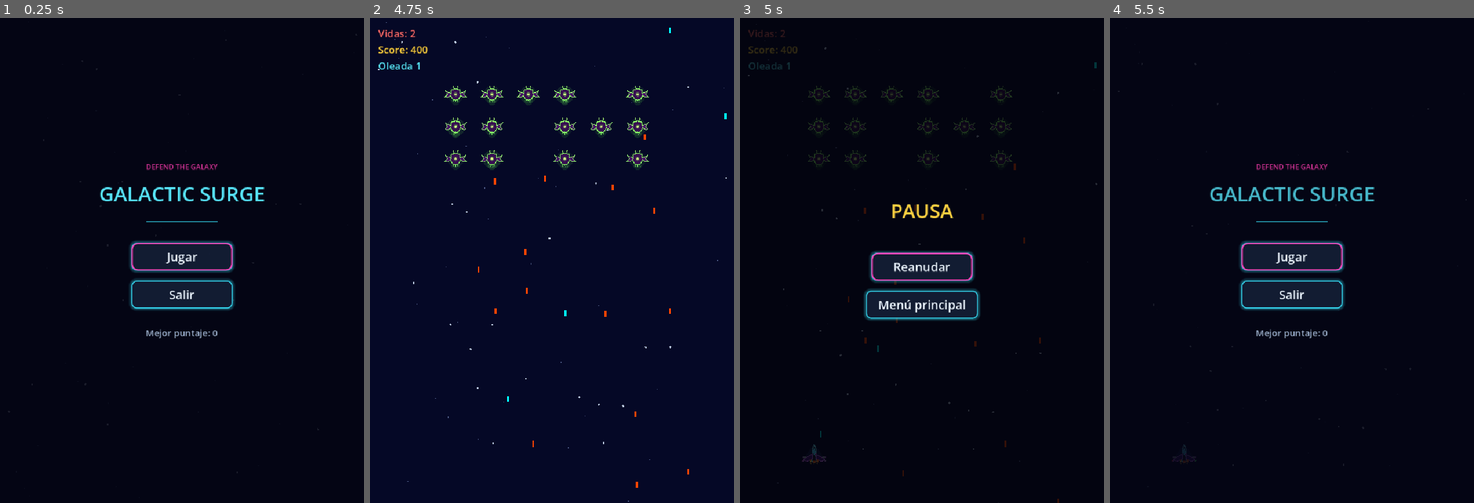
Above: before the commit, frames 1-4 (left to right).
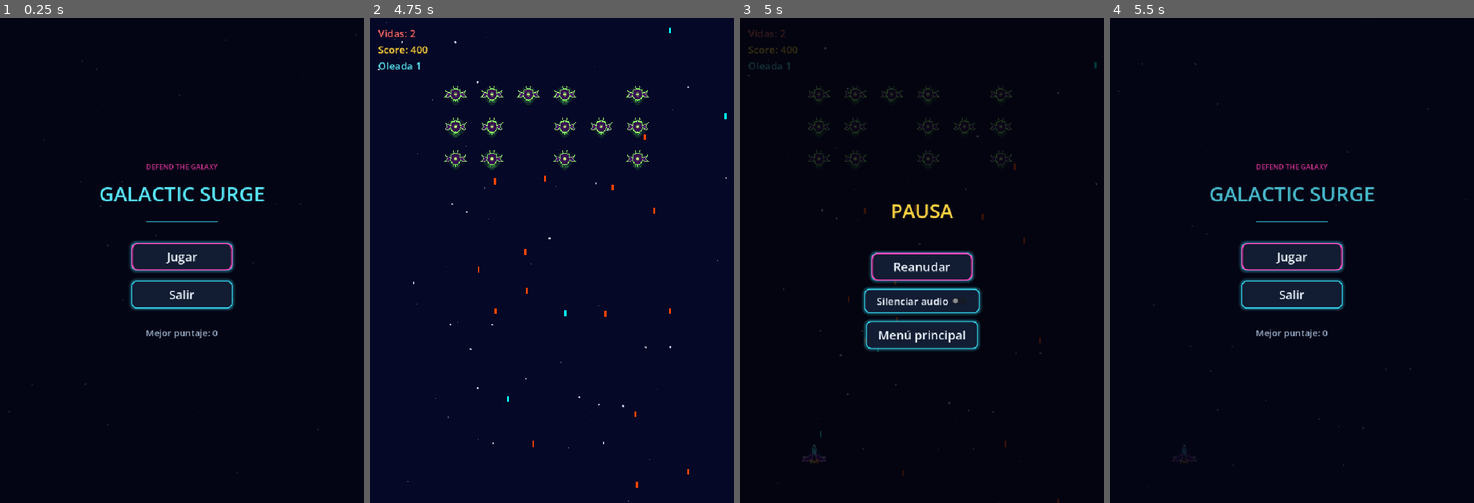
Above: after the commit, the same moments.

Repository: Frank-0511/galactic-surge
Game: Godot game, scene res://scenes/main/main.tscn
Same seed, same stepped clock (60 frames per second), same inputs: the game is played once before the commit and once after it.
Inputs (mouse positions are in pixels of both pictures, inside the frame that each line leads up to):
- Up to frame 1 (0.25 s): no input
- Up to frame 2 (4.75 s): click "Jugar" at 0.5 s; tap Enter at 1.25 s; move the mouse to (632, 236) at 1.27 s; hold Right (move_right) 1.28-2.03 s; hold Space (shoot) 1.28-2.03 s; click (632, 236) at 1.42 s; move the mouse to (479, 284) at 2.02 s; hold Left (move_left) 2.03-2.78 s; tap Space (shoot) at 2.1, 3.6 s; move the mouse to (588, 153) at 2.77 s; hold Space (shoot) 2.78-3.53 s; hold Right (move_right) 2.78-4.28 s; move the mouse to (533, 357) at 3.52 s; click (533, 357) at 3.67 s; move the mouse to (661, 333) at 4.27 s; hold Left (move_left) from 4.28 s (still down); hold Space (shoot) from 4.28 s (still down)
- Up to frame 3 (5 s): keep holding Left (move_left); keep holding Space (shoot); tap Escape (pause) at 4.9 s
- Up to frame 4 (5.5 s): release Left (move_left) at 5 s; release Space (shoot) at 5 s; click "Menú principal" at 5 s

Frames 1-2 are identical in both runs. In frame 3, 3.2% of the frame differs, in the area x 33-67%, y 55-69%; in frame 4, nothing differs.

Commit message:
feat: actualizar la guía de sustentación y mejorar la interfaz de usuario con nuevos elementos de récord

Diff:
--- a/scenes/audio/audio_feedback.tscn
+++ b/scenes/audio/audio_feedback.tscn
@@ -28,7 +28,7 @@
 
 [node name="EnemyExplosion" type="AudioStreamPlayer" parent="."]
 stream = ExtResource("5")
-volume_db = -7.01
+volume_db = -8.42
 
 [node name="PlayerDamage" type="AudioStreamPlayer" parent="."]
 stream = ExtResource("6")
--- a/scenes/main/main.gd
+++ b/scenes/main/main.gd
@@ -288,8 +288,8 @@
 	_enemy_spawner.stop()
 	_wave_announcement.cancel_announcement()
 	_audio_feedback.stop_combat_music()
-	_update_high_score_if_needed()
-	_game_over.show_game_over(score)
+	var is_new_record: bool = _update_high_score_if_needed()
+	_game_over.show_game_over(score, is_new_record)
 
 
 func _complete_mission() -> void:
@@ -300,8 +300,8 @@
 	_enemy_spawner.stop()
 	_wave_announcement.cancel_announcement()
 	_audio_feedback.stop_combat_music()
-	_update_high_score_if_needed()
-	_hud.show_mission_complete(score)
+	var is_new_record: bool = _update_high_score_if_needed()
+	_hud.show_mission_complete(score, is_new_record)
 
 
 func is_mission_complete() -> bool:
@@ -366,10 +366,14 @@
 	_hud.set_wave(wave)
 
 
-func _update_high_score_if_needed() -> void:
-	if score > _high_score:
-		_high_score = score
-		HighScore.save_value(_high_score)
+## Returns true and persists the new best if this session's score beats
+## the previous record; returns false otherwise.
+func _update_high_score_if_needed() -> bool:
+	if score <= _high_score:
+		return false
+	_high_score = score
+	HighScore.save_value(_high_score)
+	return true
 
 
 func _on_game_over_retry_requested() -> void:
--- a/scenes/ui/game_over.gd
+++ b/scenes/ui/game_over.gd
@@ -6,9 +6,12 @@
 signal retry_requested
 signal main_menu_requested
 
+@onready var _new_record_label: Label = $Control/NewRecordLabel
 
-func show_game_over(final_score: int = 0) -> void:
+
+func show_game_over(final_score: int = 0, is_new_record: bool = false) -> void:
 	$Control/FinalScoreLabel.text = "Score final: %d" % final_score
+	_new_record_label.visible = is_new_record
 	visible = true
 	$Control/RetryButton.grab_focus()
 
--- a/scenes/ui/game_over.tscn
+++ b/scenes/ui/game_over.tscn
@@ -61,6 +61,25 @@
 text = "Score final: 0"
 horizontal_alignment = 1
 
+[node name="NewRecordLabel" type="Label" parent="Control"]
+layout_mode = 1
+anchors_preset = 8
+anchor_left = 0.5
+anchor_top = 0.5
+anchor_right = 0.5
+anchor_bottom = 0.5
+offset_left = -115.0
+offset_top = 3.0
+offset_right = 115.0
+offset_bottom = 25.0
+grow_horizontal = 2
+grow_vertical = 2
+theme_override_font_sizes/font_size = 18
+theme_override_colors/font_color = Color(0.42, 1.0, 0.62, 1.0)
+text = "¡Nuevo récord!"
+horizontal_alignment = 1
+visible = false
+
 [node name="RetryButton" type="Button" parent="Control"]
 layout_mode = 1
 anchors_preset = 8
@@ -69,9 +88,9 @@
 anchor_right = 0.5
 anchor_bottom = 0.5
 offset_left = -75.0
-offset_top = 15.0
+offset_top = 34.0
 offset_right = 75.0
-offset_bottom = 65.0
+offset_bottom = 84.0
 grow_horizontal = 2
 grow_vertical = 2
 theme_override_font_sizes/font_size = 22
@@ -85,9 +104,9 @@
 anchor_right = 0.5
 anchor_bottom = 0.5
 offset_left = -100.0
-offset_top = 80.0
+offset_top = 99.0
 offset_right = 100.0
-offset_bottom = 130.0
+offset_bottom = 149.0
 grow_horizontal = 2
 grow_vertical = 2
 theme_override_font_sizes/font_size = 22
--- a/scenes/ui/hud.gd
+++ b/scenes/ui/hud.gd
@@ -15,6 +15,7 @@
 @onready var _wave_label: Label = $Margin/WaveLabel
 @onready var _victory_label: Label = $VictoryLabel
 @onready var _victory_score_label: Label = $VictoryScoreLabel
+@onready var _new_record_label: Label = $NewRecordLabel
 @onready var _retry_button: Button = $RetryButton
 @onready var _main_menu_button: Button = $MainMenuButton
 
@@ -34,11 +35,12 @@
 	wave_changed.emit(wave)
 
 
-func show_mission_complete(final_score: int) -> void:
+func show_mission_complete(final_score: int, is_new_record: bool = false) -> void:
 	_victory_label.text = "¡Victoria!"
 	_victory_score_label.text = "Score final: %d" % final_score
 	_victory_label.visible = true
 	_victory_score_label.visible = true
+	_new_record_label.visible = is_new_record
 	_retry_button.visible = true
 	_main_menu_button.visible = true
 	_retry_button.grab_focus()
@@ -47,6 +49,7 @@
 func hide_mission_complete() -> void:
 	_victory_label.visible = false
 	_victory_score_label.visible = false
+	_new_record_label.visible = false
 	_retry_button.visible = false
 	_main_menu_button.visible = false
 
--- a/scenes/ui/hud.tscn
+++ b/scenes/ui/hud.tscn
@@ -89,6 +89,25 @@
 horizontal_alignment = 1
 visible = false
 
+[node name="NewRecordLabel" type="Label" parent="."]
+layout_mode = 1
+anchors_preset = 8
+anchor_left = 0.5
+anchor_top = 0.5
+anchor_right = 0.5
+anchor_bottom = 0.5
+offset_left = -180.0
+offset_top = 22.0
+offset_right = 180.0
+offset_bottom = 44.0
+grow_horizontal = 2
+grow_vertical = 2
+theme_override_font_sizes/font_size = 18
+theme_override_colors/font_color = Color(0.42, 1.0, 0.62, 1.0)
+text = "¡Nuevo récord!"
+horizontal_alignment = 1
+visible = false
+
 [node name="RetryButton" type="Button" parent="."]
 layout_mode = 1
 anchors_preset = 8
@@ -97,9 +116,9 @@
 anchor_right = 0.5
 anchor_bottom = 0.5
 offset_left = -90.0
-offset_top = 35.0
+offset_top = 50.0
 offset_right = 90.0
-offset_bottom = 85.0
+offset_bottom = 100.0
 grow_horizontal = 2
 grow_vertical = 2
 theme_override_font_sizes/font_size = 22
@@ -114,9 +133,9 @@
 anchor_right = 0.5
 anchor_bottom = 0.5
 offset_left = -100.0
-offset_top = 95.0
+offset_top = 110.0
 offset_right = 100.0
-offset_bottom = 145.0
+offset_bottom = 160.0
 grow_horizontal = 2
 grow_vertical = 2
 theme_override_font_sizes/font_size = 22
--- a/scenes/ui/pause_menu.gd
+++ b/scenes/ui/pause_menu.gd
@@ -6,9 +6,14 @@
 signal resume_requested
 signal main_menu_requested
 
+@onready var _mute_button: CheckButton = $Control/MuteButton
+
+const _MASTER_BUS: String = "Master"
+
 
 func show_menu() -> void:
 	visible = true
+	_mute_button.button_pressed = AudioServer.is_bus_mute(AudioServer.get_bus_index(_MASTER_BUS))
 	$Control/ResumeButton.grab_focus()
 
 
@@ -18,3 +23,7 @@
 
 func _on_main_menu_button_pressed() -> void:
 	main_menu_requested.emit()
+
+
+func _on_mute_button_toggled(toggled_on: bool) -> void:
+	AudioServer.set_bus_mute(AudioServer.get_bus_index(_MASTER_BUS), toggled_on)
--- a/scenes/ui/pause_menu.tscn
+++ b/scenes/ui/pause_menu.tscn
@@ -62,7 +62,7 @@
 theme_override_font_sizes/font_size = 24
 text = "Reanudar"
 
-[node name="MainMenuButton" type="Button" parent="Control"]
+[node name="MuteButton" type="CheckButton" parent="Control"]
 layout_mode = 1
 anchors_preset = 8
 anchor_left = 0.5
@@ -72,11 +72,28 @@
 offset_left = -100.0
 offset_top = 60.0
 offset_right = 100.0
-offset_bottom = 115.0
+offset_bottom = 100.0
+grow_horizontal = 2
+grow_vertical = 2
+theme_override_font_sizes/font_size = 20
+text = "Silenciar audio"
+
+[node name="MainMenuButton" type="Button" parent="Control"]
+layout_mode = 1
+anchors_preset = 8
+anchor_left = 0.5
+anchor_top = 0.5
+anchor_right = 0.5
+anchor_bottom = 0.5
+offset_left = -100.0
+offset_top = 120.0
+offset_right = 100.0
+offset_bottom = 175.0
 grow_horizontal = 2
 grow_vertical = 2
 theme_override_font_sizes/font_size = 24
 text = "Menú principal"
 
 [connection signal="pressed" from="Control/ResumeButton" to="." method="_on_resume_button_pressed"]
+[connection signal="toggled" from="Control/MuteButton" to="." method="_on_mute_button_toggled"]
 [connection signal="pressed" from="Control/MainMenuButton" to="." method="_on_main_menu_button_pressed"]
--- a/tests/etapa_4b_contract_test.gd
+++ b/tests/etapa_4b_contract_test.gd
@@ -139,8 +139,8 @@
 	# Combat music must loop for the whole session.
 	var combat_music: AudioStreamPlayer = audio_feedback.get_node_or_null("CombatMusic") as AudioStreamPlayer
 	if combat_music != null and combat_music.stream != null:
-		if absf(combat_music.volume_db - (-6.38)) > 0.01:
-			push_error("CombatMusic.volume_db must be -6.38 dB (got %.2f)" % combat_music.volume_db)
+		if absf(combat_music.volume_db - (-10.89)) > 0.01:
+			push_error("CombatMusic.volume_db must be -10.89 dB (got %.2f)" % combat_music.volume_db)
 			passed = false
 		var loop_value: Variant = combat_music.stream.get(&"loop")
 		if loop_value != null and not bool(loop_value):
Not shown, added: scenes/effects/score_popup.gd.uid
Not shown, added: scenes/main/camera_shake.gd.uid
Not shown, added: scripts/systems/high_score.gd.uid
